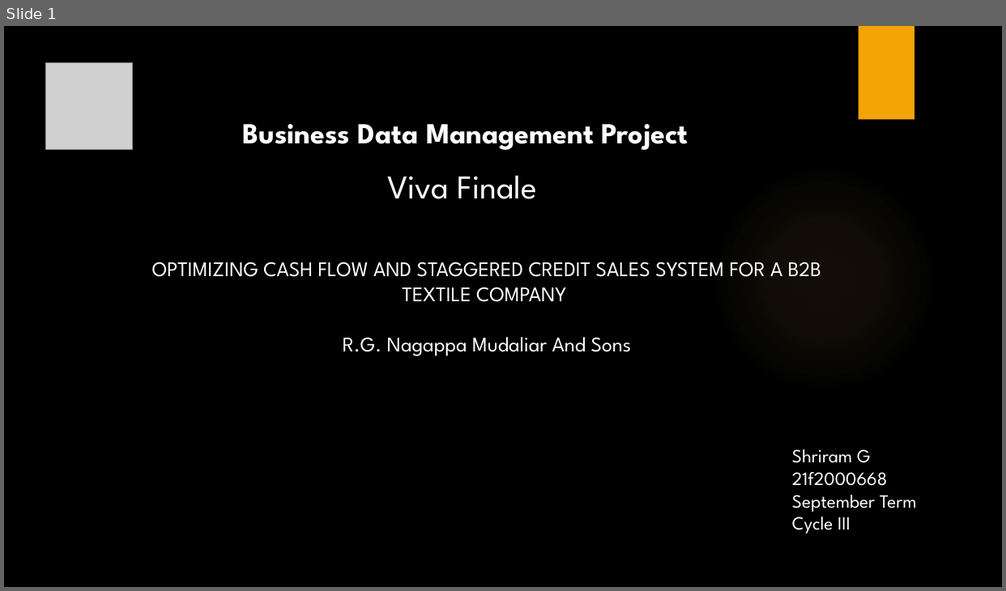
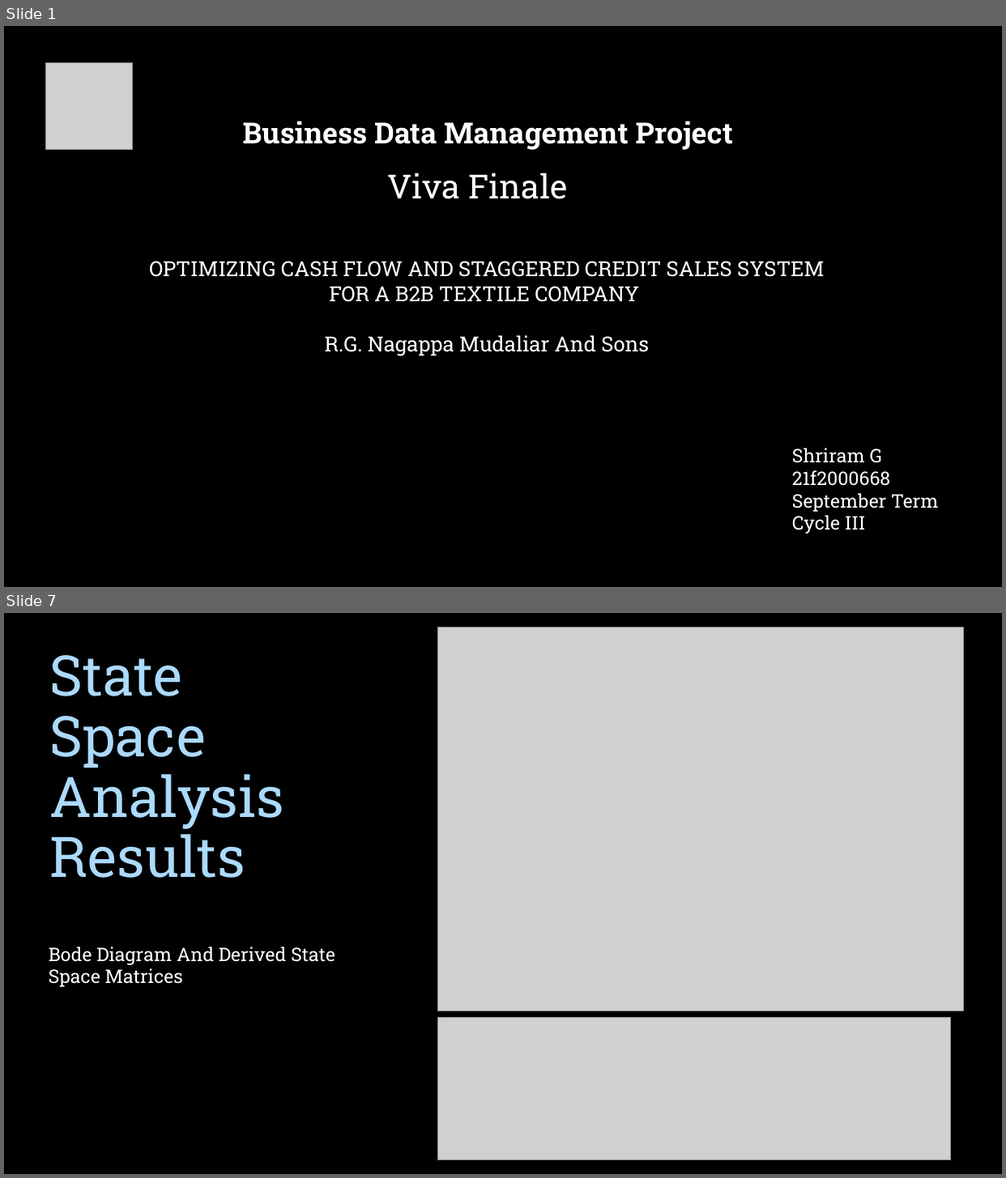
Before and after one commit to Shriram-Gunasekar/BDM, a slide deck: Reports/Viva/VivaPresentation.pptx. Shown one above the other, each under a label of ours: slide 1 before the commit, slides 1 and 7 after it; the slides between them are not shown. The pictures are 1006x591 and 1006x1178 pixels, drawn with LibreOffice and Linux fonts; fonts in the diff are those of the drawing; grey boxes stand for pictures; background and template pictures are left out. Boxes give left, top, right and bottom in pixels: in the first picture for what was removed or moved away, otherwise in the second. Text is boxed around its words. In the diff, an @@ line names an element or a change of style, - is before the commit and + after.

Commit message:
Viva Akhil

```diff
--- a/Reports/Viva/VivaPresentation.pptx
+++ b/Reports/Viva/VivaPresentation.pptx
@@ slide 7 added at [4,613,1002,1174], background picture (left out) @@
@@ picture added at [437,628,964,1012] @@
@@ text added at [50,655,284,878], 54 pt, text #ABDAFC @@
+State Space Analysis Results
@@ text added at [49,947,335,987], 18 pt, text #FFFFFF @@
+Bode Diagram And Derived State Space Matrices
@@ picture added at [437,1018,951,1161] @@
@@ slide 1 changed as well @@
@@ rectangle removed at [859,26,914,120] @@
@@ ellipse removed at [709,163,939,394] @@
@@ font League Spartan to Roboto Slab in 4 elements at [243,121,733,150], [387,173,567,199], [792,448,939,534], [149,261,824,356] @@
```
Also in this commit, not shown: 1 other slide changed, 7 other slides added, 11 other files.
